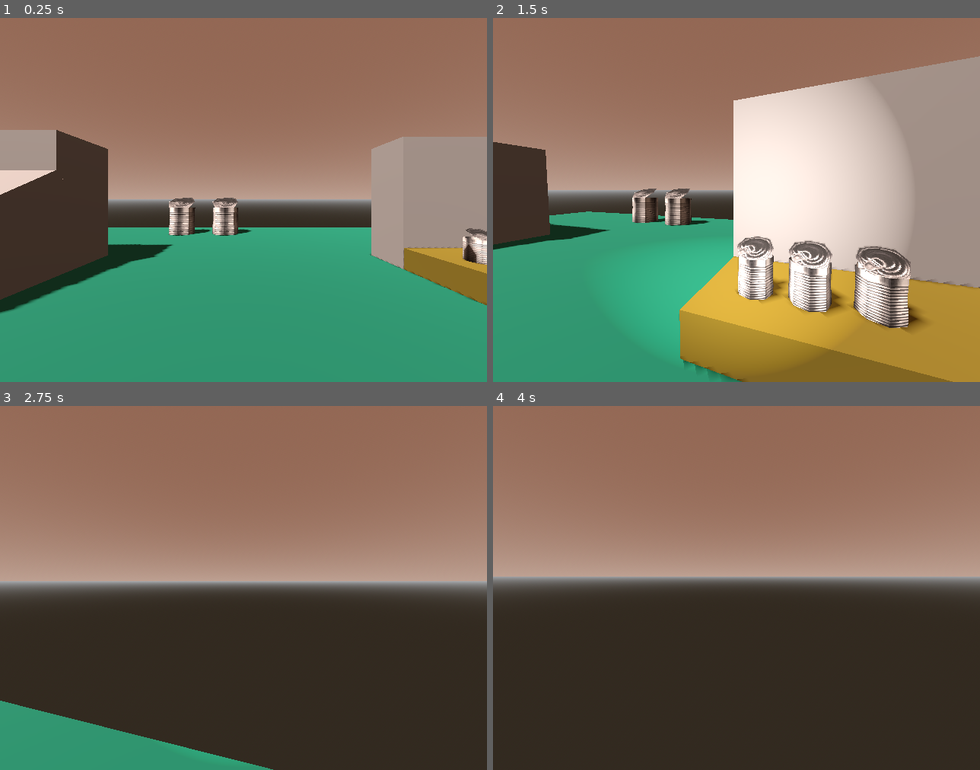
Above: before the commit, frames 1-4 (two rows, left to right).
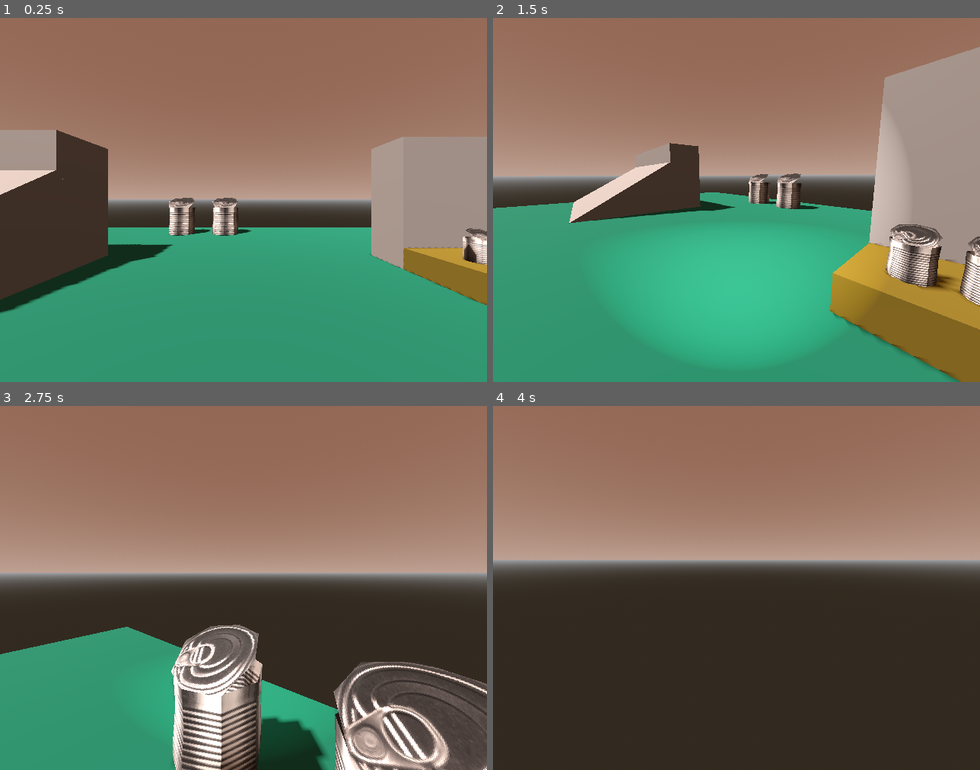
Above: after the commit, the same moments.

Repository: izzint/plr_controller
Game: Godot game, scene res://scenes/example.tscn
The game is run twice, just before and just after one commit, with the same random seed, the same clock (stepped at 60 frames per second) and the same inputs.
Inputs (mouse positions are in pixels of both pictures, inside the frame that each line leads up to):
- Up to frame 1 (0.25 s): no input
- Up to frame 2 (1.5 s): move the mouse to (843, 181) at 0.52 s; hold D (plr_right) 0.53-1.28 s; hold Space (plr_jump) 0.53-1.28 s; click (843, 181) at 0.67 s; move the mouse to (712, 200) at 1.27 s; hold W (plr_forward) from 1.28 s (still down); tap F (plr_flashlight) at 1.35 s; click (712, 200) at 1.42 s
- Up to frame 3 (2.75 s): keep holding W (plr_forward); tap Space (plr_jump) at 1.52, 1.55, 1.82 s; move the mouse to (253, 580) at 2.02 s; hold Space (plr_jump) from 2.03 s (still down); tap E (plr_interact) at 2.1 s; click (253, 580) at 2.17 s
- Up to frame 4 (4 s): keep holding W (plr_forward); move the mouse to (731, 591) at 2.77 s; release Space (plr_jump) at 2.78 s; tap Space (plr_jump) at 2.85, 3.02, 3.32 s; click (731, 591) at 2.92 s; tap Enter at 3.5 s; move the mouse to (775, 591) at 3.52 s; hold Space (plr_jump) from 3.53 s (still down); tap F (plr_flashlight) at 3.6 s; click (775, 591) at 3.67 s

The runs differ from the first frame. In frame 1, less than 0.1% of the frame differs, in the area x 2-100%, y 45-76%; in frame 2, 41%, in the area x 0-100%, y 7-100%; in frame 3, 30%; in frame 4, 7.8%.

Commit message:
Movement improvements\n\n thanks duskewl

Diff:
--- a/project.godot
+++ b/project.godot
@@ -36,36 +36,43 @@
 plr_forward={
 "deadzone": 0.5,
 "events": [Object(InputEventKey,"resource_local_to_scene":false,"resource_name":"","device":-1,"window_id":0,"alt_pressed":false,"shift_pressed":false,"ctrl_pressed":false,"meta_pressed":false,"pressed":false,"keycode":0,"physical_keycode":87,"key_label":0,"unicode":119,"echo":false,"script":null)
+, Object(InputEventJoypadMotion,"resource_local_to_scene":false,"resource_name":"","device":-1,"axis":1,"axis_value":-1.0,"script":null)
 ]
 }
 plr_backwards={
 "deadzone": 0.5,
 "events": [Object(InputEventKey,"resource_local_to_scene":false,"resource_name":"","device":-1,"window_id":0,"alt_pressed":false,"shift_pressed":false,"ctrl_pressed":false,"meta_pressed":false,"pressed":false,"keycode":0,"physical_keycode":83,"key_label":0,"unicode":115,"echo":false,"script":null)
+, Object(InputEventJoypadMotion,"resource_local_to_scene":false,"resource_name":"","device":-1,"axis":1,"axis_value":1.0,"script":null)
 ]
 }
 plr_left={
 "deadzone": 0.5,
 "events": [Object(InputEventKey,"resource_local_to_scene":false,"resource_name":"","device":-1,"window_id":0,"alt_pressed":false,"shift_pressed":false,"ctrl_pressed":false,"meta_pressed":false,"pressed":false,"keycode":0,"physical_keycode":65,"key_label":0,"unicode":97,"echo":false,"script":null)
+, Object(InputEventJoypadMotion,"resource_local_to_scene":false,"resource_name":"","device":-1,"axis":0,"axis_value":-1.0,"script":null)
 ]
 }
 plr_right={
 "deadzone": 0.5,
 "events": [Object(InputEventKey,"resource_local_to_scene":false,"resource_name":"","device":-1,"window_id":0,"alt_pressed":false,"shift_pressed":false,"ctrl_pressed":false,"meta_pressed":false,"pressed":false,"keycode":0,"physical_keycode":68,"key_label":0,"unicode":100,"echo":false,"script":null)
+, Object(InputEventJoypadMotion,"resource_local_to_scene":false,"resource_name":"","device":-1,"axis":0,"axis_value":1.0,"script":null)
 ]
 }
 plr_flashlight={
 "deadzone": 0.5,
 "events": [Object(InputEventKey,"resource_local_to_scene":false,"resource_name":"","device":-1,"window_id":0,"alt_pressed":false,"shift_pressed":false,"ctrl_pressed":false,"meta_pressed":false,"pressed":false,"keycode":0,"physical_keycode":70,"key_label":0,"unicode":102,"echo":false,"script":null)
+, Object(InputEventJoypadButton,"resource_local_to_scene":false,"resource_name":"","device":-1,"button_index":3,"pressure":0.0,"pressed":true,"script":null)
 ]
 }
 plr_jump={
 "deadzone": 0.5,
 "events": [Object(InputEventKey,"resource_local_to_scene":false,"resource_name":"","device":-1,"window_id":0,"alt_pressed":false,"shift_pressed":false,"ctrl_pressed":false,"meta_pressed":false,"pressed":false,"keycode":0,"physical_keycode":32,"key_label":0,"unicode":32,"echo":false,"script":null)
+, Object(InputEventJoypadButton,"resource_local_to_scene":false,"resource_name":"","device":-1,"button_index":0,"pressure":0.0,"pressed":true,"script":null)
 ]
 }
 plr_interact={
 "deadzone": 0.5,
 "events": [Object(InputEventKey,"resource_local_to_scene":false,"resource_name":"","device":-1,"window_id":0,"alt_pressed":false,"shift_pressed":false,"ctrl_pressed":false,"meta_pressed":false,"pressed":false,"keycode":0,"physical_keycode":69,"key_label":0,"unicode":101,"echo":false,"script":null)
+, Object(InputEventJoypadButton,"resource_local_to_scene":false,"resource_name":"","device":-1,"button_index":1,"pressure":0.0,"pressed":true,"script":null)
 ]
 }
 plr_throw={
--- a/scripts/player.gd
+++ b/scripts/player.gd
@@ -8,10 +8,16 @@
 @export_category("Player Settings")
 @export var acceleration : float = 1
 @export var speed : float = 5
-@export var gravity : float = 290
+@export var gravity : float = 32
+@export var mouse_sens : float = .005
+@export var jump_spd : float = 12.0
 
 @export_category("Camera Settings")
 @export var lean_strength : float = 10
+
+var lerp_spd : float = 8.5
+var dir = Vector3.ZERO
+var current_spd = 5.0
 
 func _physics_process(delta) -> void:
 	update_movement(delta)
@@ -19,16 +25,22 @@
 	flashlight(delta)
 
 func update_movement(delta : float) -> void:
-	var dir = Input.get_vector("plr_left", "plr_right", "plr_forward", "plr_backwards")
-	var wish_dir = (basis * Vector3(dir.x, 0, dir.y)).normalized()
+	var wish_dir = Input.get_vector("plr_left", "plr_right", "plr_forward", "plr_backwards")
+	dir = lerp(dir,(transform.basis * Vector3(wish_dir.x, 0, wish_dir.y)).normalized(), delta * lerp_spd)
 
-	velocity = wish_dir * speed
+
+	if dir:
+		velocity.x = dir.x * current_spd
+		velocity.z = dir.z * current_spd
+
+	if Input.is_action_pressed("plr_jump") and is_on_floor():
+		velocity.y += gravity * delta * jump_spd
 
 	if not is_on_floor():
 		velocity.y -= gravity * delta
 
-	if is_on_floor() and Input.is_action_just_pressed("plr_jump"):
-		velocity.y += gravity * delta * 15.0
+	if velocity.y >= 64:
+		velocity.y = 64
 
 	move_and_slide() # Move
 
@@ -39,8 +51,8 @@
 func _input(event) -> void:
 	# Mouse look
 	if event is InputEventMouseMotion and Input.mouse_mode == Input.MOUSE_MODE_CAPTURED:
-		rotate_y(-event.relative.x * 0.002)
-		$Head.rotate_x(-event.relative.y * 0.002)
+		rotate_y(-event.relative.x * mouse_sens)
+		$Head.rotate_x(-event.relative.y * mouse_sens)
 		$Head.rotation.x = clamp($Head.rotation.x, -1.5, 1.5)
 
 	# Handle mouse capture
